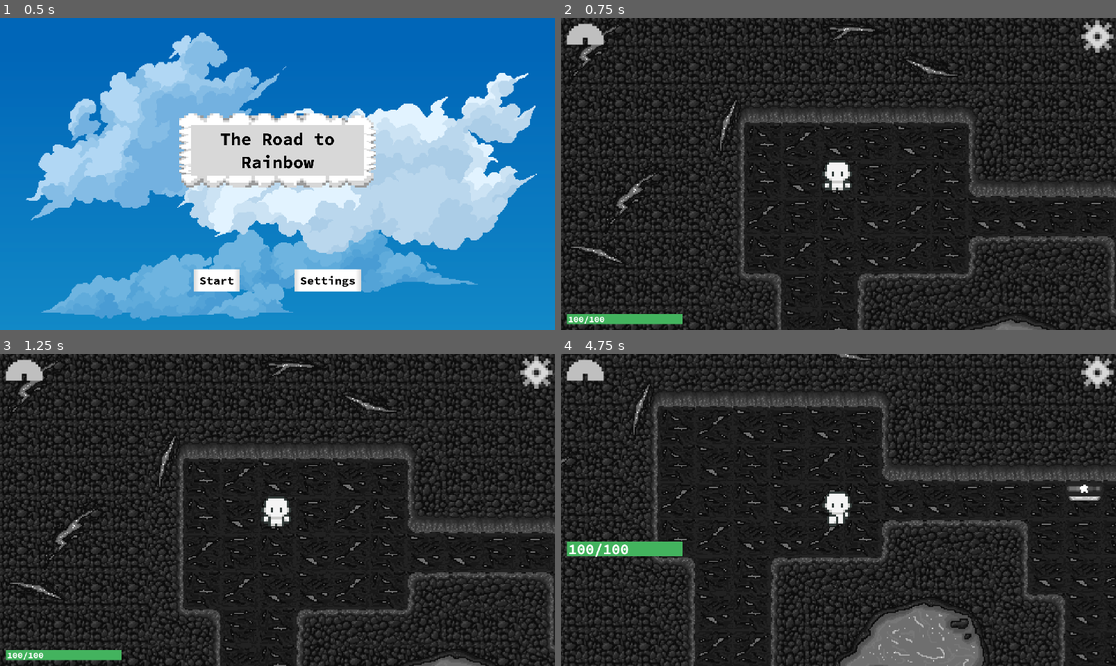
Above: before the commit, frames 1-4 (two rows, left to right).
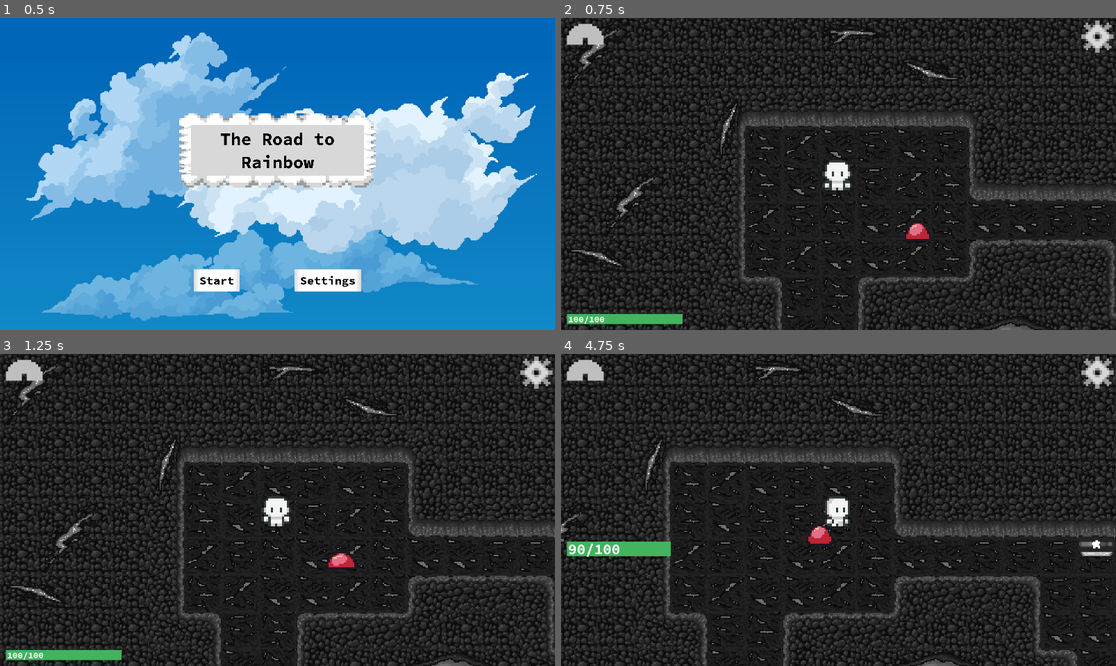
Above: after the commit, the same moments.

Repository: emkartch/ATLS_4140_Final
Game: Godot game, scene res://main.tscn
The game is run twice, just before and just after one commit, with the same random seed, the same clock (stepped at 60 frames per second) and the same inputs.
Inputs (mouse positions are in pixels of both pictures, inside the frame that each line leads up to):
- Up to frame 1 (0.5 s): no input
- Up to frame 2 (0.75 s): click "Start" at 0.5 s
- Up to frame 3 (1.25 s): no input
- Up to frame 4 (4.75 s): click (1099, 372) at 1.25 s; click "Large Text" at 2 s; click (583, 378) at 2.75 s; move the mouse to (960, 494) at 3.52 s; hold Right (player_right) 3.53-4.28 s; tap P (input_test) at 3.6 s; click (960, 494) at 3.67 s; move the mouse to (727, 525) at 4.27 s; hold S (player_down) from 4.28 s (still down); tap F (player_attack) at 4.35 s

Frame 1 is identical in both runs. In frame 2, 27% of the frame differs, in the area x 0-100%, y 0-100%; in frame 3, 27%; in frame 4, 30%.

Commit message:
Refined State Machine

Diff:
--- a/the-road-to-rainbow/global_variables.gd
+++ b/the-road-to-rainbow/global_variables.gd
@@ -1,6 +1,8 @@
 extends Node
 
 @onready var animatedSprite: AnimatedSprite2D = get_node("/root/Main/Player/AnimatedSprite2D")
+
+var knockback = Vector2(5,5)
 
 var cur_direction = "down"
 
@@ -10,8 +12,6 @@
 
 var main_game_running = false
 
-var wound_animation = false
-
 var game_lvl = 1
 
 var max_player_health = 100
--- a/the-road-to-rainbow/hud.gd
+++ b/the-road-to-rainbow/hud.gd
@@ -24,7 +24,12 @@
 
 func show_game_over():
 	$InLevel.hide()
-	Global.game_level = 1
+	tileMap.hide()
+	player.hide()
+	get_tree().call_group("mobs", "queue_free")
+	$TitleScreen.show()
+	%RainbowIcon.texture = load("res://rainbow_hud/rainbow_0.png")
+	Global.game_lvl = 1
 	#level_remove()
 	show_message("Game Over")
 	# Wait until the MessageTimer has counted down.
@@ -34,12 +39,16 @@
 	$TitleContainer.show()
 	# Make a one-shot timer and wait for it to finish.
 	await get_tree().create_timer(1.0).timeout
-	$TitleScreen.show()
 	$TitleButtonsContainer.show()
 
 func show_win():
 	$InLevel.hide()
-	Global.game_level = 1
+	tileMap.hide()
+	player.hide()
+	get_tree().call_group("mobs", "queue_free")
+	$TitleScreen.show()
+	%RainbowIcon.texture = load("res://rainbow_hud/rainbow_0.png")
+	Global.game_lvl = 1
 	#level_remove()
 	show_message("You win!")
 
@@ -50,7 +59,6 @@
 	$TitleContainer.show()
 	# Make a one-shot timer and wait for it to finish.
 	await get_tree().create_timer(1.0).timeout
-	$TitleScreen.show()
 	$TitleButtonsContainer.show()
 
 func show_message(text):
--- a/the-road-to-rainbow/main.gd
+++ b/the-road-to-rainbow/main.gd
@@ -6,7 +6,13 @@
 @onready var healthBar = get_node("/root/Main/HUD/InLevel/HealthBar")
 @onready var healthBarText = get_node("/root/Main/HUD/InLevel/HealthBar/HealthLabel")
 
+var tile_cell_size = Vector2(144,144)
+
+var start_position = Vector2(4,2) * tile_cell_size
+
 var puzzle_active = false
+
+var r_minions = [Vector2(6,3)]
 
 func _unhandled_input(event):
 	if !puzzle_active:
@@ -19,21 +25,28 @@
 func activate_puzzle(tile_coords, tileset_coords):
 	print("Activated puzzle!", tile_coords, tileset_coords)
 
+func spawn_mob(position):
+	%PathFollow2D.progress_ratio = randf()
+	var new_mob = preload("res://mob.tscn").instantiate()
+	new_mob.global_position = %PathFollow2D.global_position
+	new_mob.position = position
+	add_child(new_mob)
 
 func _on_hud_start_game() -> void:
 	healthBar.value = Global.max_player_health
 	healthBarText.text = str(int(player.health)) + "/" + str(int(Global.max_player_health))
 	Global.game_lvl = 1
+	player.position = start_position
 	player.show()
 	tileMap.show()
 
-	#for vector in minion_locations:
-		#var location = vector * tile_cell_size
-		#spawn_mob(Vector2(1,1),3,location)
+	for vector in r_minions:
+		var location = vector * tile_cell_size
+		spawn_mob(location)
+
 	Global.main_game_running = true
 
 
 func _on_player_health_depleted() -> void:
-	get_tree().call_group("mobs", "queue_free")
 	Global.main_game_running = false
 	Global.player_death = true
--- a/the-road-to-rainbow/main.tscn
+++ b/the-road-to-rainbow/main.tscn
@@ -1,9 +1,15 @@
-[gd_scene load_steps=5 format=3 uid="uid://jw7mg0bdtxoi"]
+[gd_scene load_steps=6 format=3 uid="uid://jw7mg0bdtxoi"]
 
 [ext_resource type="PackedScene" uid="uid://dti27yei47ah5" path="res://player.tscn" id="1_0xm2m"]
 [ext_resource type="Script" uid="uid://7ib15fas0fmj" path="res://main.gd" id="1_h2yge"]
 [ext_resource type="PackedScene" uid="uid://og8afxf2gjr" path="res://tilemaps.tscn" id="2_h2yge"]
 [ext_resource type="PackedScene" uid="uid://ds8aae77ps3fc" path="res://hud.tscn" id="4_1bvp3"]
+
+[sub_resource type="Curve2D" id="Curve2D_1bvp3"]
+_data = {
+"points": PackedVector2Array(0, 0, 0, 0, 0, 0, 0, 0, 0, 0, 480, 0, 0, 0, 0, 0, 480, 270, 0, 0, 0, 0, 0, 270, 0, 0, 0, 0, 0, 0)
+}
+point_count = 5
 
 [node name="Main" type="Node2D"]
 script = ExtResource("1_h2yge")
@@ -12,6 +18,12 @@
 
 [node name="Player" parent="." instance=ExtResource("1_0xm2m")]
 
+[node name="Path2D" type="Path2D" parent="Player"]
+curve = SubResource("Curve2D_1bvp3")
+
+[node name="PathFollow2D" type="PathFollow2D" parent="Player/Path2D"]
+unique_name_in_owner = true
+
 [node name="HUD" parent="." instance=ExtResource("4_1bvp3")]
 
 [connection signal="activate_puzzle" from="allTiles" to="." method="activate_puzzle"]
--- a/the-road-to-rainbow/mob.gd
+++ b/the-road-to-rainbow/mob.gd
@@ -6,12 +6,21 @@
 @onready var player = get_node("/root/Main/Player")
 #@onready var camera = get_node("/root/Main/Player/Camera2D/CameraArea")
 #@onready var camera = get_node("/root/Main/Player/ReferenceRect")
-@onready var animatedSprite = get_node("BodyPivot/AnimatedSprite2D")
+@onready var animatedSprite: AnimatedSprite2D = get_node("/root/Main/Mob/AnimatedSprite2D")
+var r_slimes: SpriteFrames = preload("res://mobs/sprites/red_slime.tres")
+var o_slimes: SpriteFrames = preload("res://mobs/sprites/orange_slime.tres")
+var y_slimes: SpriteFrames = preload("res://mobs/sprites/yellow_slime.tres")
+var g_slimes: SpriteFrames = preload("res://mobs/sprites/green_slime.tres")
+var b_slimes: SpriteFrames = preload("res://mobs/sprites/blue_slime.tres")
+var i_slimes: SpriteFrames = preload("res://mobs/sprites/indigo_slime.tres")
+var v_slimes: SpriteFrames = preload("res://mobs/sprites/violet_slime.tres")
 
 var knockbackBool = false
 
-#func _ready():
+func _ready():
 	#move.connect(player_velocity)
+	$AnimatedSprite2D.sprite_frames = r_slimes
+	$AnimatedSprite2D.play("idle")
 
 func _physics_process(delta: float) -> void:
 	#var is_visible = []
@@ -31,7 +40,7 @@
 			var direction = global_position.direction_to(player.global_position)
 			velocity = direction * speed
 			move_and_slide()
-			animatedSprite.play(str(Global.level_count) + "_walk")
+			animatedSprite.play("walk")
 
 
 func mob_take_damage():
--- a/the-road-to-rainbow/mob.tscn
+++ b/the-road-to-rainbow/mob.tscn
@@ -7,6 +7,7 @@
 size = Vector2(34, 22)
 
 [node name="Mob" type="CharacterBody2D" groups=["mobs"]]
+scale = Vector2(3, 3)
 script = ExtResource("1_nokgg")
 
 [node name="AnimatedSprite2D" type="AnimatedSprite2D" parent="."]
--- a/the-road-to-rainbow/player.tscn
+++ b/the-road-to-rainbow/player.tscn
@@ -17,7 +17,7 @@
 size = Vector2(24.75, 14)
 
 [sub_resource type="RectangleShape2D" id="RectangleShape2D_b26j0"]
-size = Vector2(26, 28)
+size = Vector2(26, 15.25)
 
 [node name="Player" type="CharacterBody2D"]
 scale = Vector2(4, 4)
@@ -28,20 +28,21 @@
 animation = &"attack_down"
 
 [node name="CollisionShape2D" type="CollisionShape2D" parent="."]
-position = Vector2(-1.125, 8)
+position = Vector2(-0.75, 7.5)
 shape = SubResource("RectangleShape2D_ob8u7")
 
 [node name="HurtBox" type="Area2D" parent="."]
+position = Vector2(0.5, 7.75)
 
 [node name="CollisionShape2D" type="CollisionShape2D" parent="HurtBox"]
-position = Vector2(-1.125, 8)
+position = Vector2(-1.25, -0.25)
 shape = SubResource("RectangleShape2D_1jxqw")
 
 [node name="PunchArea" type="Area2D" parent="."]
 
 [node name="PunchBox" type="CollisionShape2D" parent="PunchArea"]
 unique_name_in_owner = true
-position = Vector2(-1, 0)
+position = Vector2(-1, 7.375)
 shape = SubResource("RectangleShape2D_b26j0")
 
 [node name="Camera2D" type="Camera2D" parent="."]
--- a/the-road-to-rainbow/player_controller.gd
+++ b/the-road-to-rainbow/player_controller.gd
@@ -25,30 +25,32 @@
 
 func _process(delta):
 	if Global.main_game_running:
-		if !Global.wound_animation:
-			var velocity1 = Vector2.ZERO # The player's movement vector.
-			if Input.is_action_pressed("player_right"):
-				velocity1.x += 1
-				Global.cur_direction = "right"
-			if Input.is_action_pressed("player_left"):
-				velocity1.x -= 1
-				Global.cur_direction = "left"
-			if Input.is_action_pressed("player_down"):
-				velocity1.y += 1
-				Global.cur_direction = "down"
-			if Input.is_action_pressed("player_up"):
-				velocity1.y -= 1
-				Global.cur_direction = "up"
+		var velocity1 = Vector2.ZERO # The player's movement vector.
+		#if !Global.wound_animation:
+		if Input.is_action_pressed("player_right"):
+			velocity1.x += 1
+			Global.cur_direction = "right"
+		if Input.is_action_pressed("player_left"):
+			velocity1.x -= 1
+			Global.cur_direction = "left"
+		if Input.is_action_pressed("player_down"):
+			velocity1.y += 1
+			Global.cur_direction = "down"
+		if Input.is_action_pressed("player_up"):
+			velocity1.y -= 1
+			Global.cur_direction = "up"
 
-			if velocity1.length() > 0:
-				velocity1 = velocity1.normalized() * Global.player_speed
-				Global.player_move = true
-			else:
-				Global.player_move = false
+		if velocity1.length() > 0:
+			velocity1 = velocity1.normalized() * Global.player_speed
+			print(velocity1)
+			Global.player_move = true
+		else:
+			Global.player_move = false
 
-			position += velocity1 * delta
+		position += velocity1 * delta
 
-			move_and_slide()
+		move_and_slide()
+		#move_and_collide(position)
 
 	#if Input.is_action_just_pressed("input_test"):
 		#if test_tracker == 0:
@@ -64,10 +66,11 @@
 		return
 	if body is CharacterBody2D:
 		health -= 10
-		Global.wound_animation = true
+		Global.player_speed = 0
 		#Global.direction_animation_update("stagger")
-		healthBar.value = health
-		healthBarText.text = str(int(health)) + "/" + str(int(Global.max_player_health))
+		if !health == 0:
+			healthBar.value = health
+			healthBarText.text = str(int(health)) + "/" + str(int(Global.max_player_health))
 		if health <= 0.0:
 			#hide() # Player disappears after being hit.
 			health_depleted.emit()
--- a/the-road-to-rainbow/states/attack.gd
+++ b/the-road-to-rainbow/states/attack.gd
@@ -29,15 +29,12 @@
 	anim_name = animatedSprite.animation
 
 	if anim_name == "death_up" or anim_name == "death_down" or anim_name == "death_left" or anim_name == "death_right":
-		Global.wound_animation = false
+		Global.player_speed = 300
+		await get_tree().create_timer(1.0).timeout
 		hud.show_game_over()
 	elif anim_name == "hurt_up" or anim_name == "hurt_down" or anim_name == "hurt_left" or anim_name == "hurt_right":
-		Global.wound_animation = false
+		Global.player_speed = 300
 		Transitioned.emit(self, "idle")
 	elif anim_name == "attack_up" or anim_name == "attack_down" or anim_name == "attack_left" or anim_name == "attack_right":
 		%PunchBox.disabled = true
 		Transitioned.emit(self, "idle")
-
-#func _on_attack_finished():
-	#%PunchBox.disabled = true
-	#Transitioned.emit(self, "idle")
--- a/the-road-to-rainbow/states/death.gd
+++ b/the-road-to-rainbow/states/death.gd
@@ -4,16 +4,26 @@
 @export var Player : CharacterBody2D
 
 @onready var animatedSprite: AnimatedSprite2D = get_node("/root/Main/Player/AnimatedSprite2D")
-#@onready var hud = get_node("/root/Main/HUD")
-#@onready var player = get_node("/root/Main/Player")
+@onready var punchArea = get_node("/root/Main/Player/PunchArea")
+@onready var hud = get_node("/root/Main/HUD")
+@onready var anim_name = null
 
-#func _ready():
-	#animatedSprite.animation_finished.connect(_on_death_finished)
+func _ready():
+	animatedSprite.animation_finished.connect(_on_animation_finished)
 
 func enter():
 	animatedSprite.play("death_" + Global.cur_direction)
 
-#func _on_death_finished():
-	#print(animatedSprite.animation)
-	#Global.wound_animation = false
-	#hud.show_game_over()
+func _on_animation_finished():
+	anim_name = animatedSprite.animation
+
+	if anim_name == "death_up" or anim_name == "death_down" or anim_name == "death_left" or anim_name == "death_right":
+		Global.player_speed = 300
+		await get_tree().create_timer(1.0).timeout
+		hud.show_game_over()
+	elif anim_name == "hurt_up" or anim_name == "hurt_down" or anim_name == "hurt_left" or anim_name == "hurt_right":
+		Global.player_speed = 300
+		Transitioned.emit(self, "idle")
+	elif anim_name == "attack_up" or anim_name == "attack_down" or anim_name == "attack_left" or anim_name == "attack_right":
+		%PunchBox.disabled = true
+		Transitioned.emit(self, "idle")
--- a/the-road-to-rainbow/states/hurt.gd
+++ b/the-road-to-rainbow/states/hurt.gd
@@ -4,13 +4,26 @@
 @export var player : CharacterBody2D
 
 @onready var animatedSprite: AnimatedSprite2D = get_node("/root/Main/Player/AnimatedSprite2D")
+@onready var punchArea = get_node("/root/Main/Player/PunchArea")
+@onready var hud = get_node("/root/Main/HUD")
+@onready var anim_name = null
 
-#func _ready():
-	#animatedSprite.animation_finished.connect(_on_hurt_finished)
+func _ready():
+	animatedSprite.animation_finished.connect(_on_animation_finished)
 
 func enter():
 	animatedSprite.play("hurt_" + Global.cur_direction)
 
-#func _on_hurt_finished():
-	#Global.wound_animation = false
-	#Transitioned.emit(self, "hurt")
+func _on_animation_finished():
+	anim_name = animatedSprite.animation
+
+	if anim_name == "death_up" or anim_name == "death_down" or anim_name == "death_left" or anim_name == "death_right":
+		Global.player_speed = 300
+		await get_tree().create_timer(1.0).timeout
+		hud.show_game_over()
+	elif anim_name == "hurt_up" or anim_name == "hurt_down" or anim_name == "hurt_left" or anim_name == "hurt_right":
+		Global.player_speed = 300
+		Transitioned.emit(self, "idle")
+	elif anim_name == "attack_up" or anim_name == "attack_down" or anim_name == "attack_left" or anim_name == "attack_right":
+		%PunchBox.disabled = true
+		Transitioned.emit(self, "idle")
--- a/the-road-to-rainbow/states/idle.gd
+++ b/the-road-to-rainbow/states/idle.gd
@@ -15,10 +15,9 @@
 		animatedSprite.play("idle_" + Global.cur_direction)
 
 func physics_update(_delta):
-
 	if Global.player_death:
 		Transitioned.emit(self, "death")
-	elif Global.wound_animation:
+	elif Global.player_speed == 0:
 		Transitioned.emit(self, "hurt")
 	elif Input.is_action_just_pressed("player_attack"):
 		Transitioned.emit(self, "attack")
--- a/the-road-to-rainbow/states/player_state_machine.gd
+++ b/the-road-to-rainbow/states/player_state_machine.gd
@@ -1,8 +1,6 @@
 extends Node
 
 @export var initial_state : State
-
-@onready var animatedSprite: AnimatedSprite2D = get_node("/root/Main/Player/AnimatedSprite2D")
 
 var current_state : State
 var states : Dictionary = {}
--- a/the-road-to-rainbow/states/run.gd
+++ b/the-road-to-rainbow/states/run.gd
@@ -19,7 +19,7 @@
 
 	if Global.player_death:
 		Transitioned.emit(self, "death")
-	elif Global.wound_animation:
+	elif Global.player_speed == 0:
 		Transitioned.emit(self, "hurt")
 	elif Input.is_action_just_pressed("player_attack"):
 		Transitioned.emit(self, "attack")
--- a/the-road-to-rainbow/states/walk.gd
+++ b/the-road-to-rainbow/states/walk.gd
@@ -19,7 +19,7 @@
 
 	if Global.player_death:
 		Transitioned.emit(self, "death")
-	elif Global.wound_animation:
+	elif Global.player_speed == 0:
 		Transitioned.emit(self, "hurt")
 	elif Input.is_action_just_pressed("player_attack"):
 		Transitioned.emit(self, "attack")
--- a/the-road-to-rainbow/tilemaps.tscn
+++ b/the-road-to-rainbow/tilemaps.tscn
@@ -1767,6 +1767,7 @@
 tile_set = SubResource("TileSet_pnvef")
 
 [node name="Orange" type="TileMapLayer" parent="."]
+visible = false
 
 [node name="Ground" type="TileMapLayer" parent="Orange"]
 tile_map_data = PackedByteArray("AAALAAEAAAACAAMAAAAKAAEAAAAAAAMAAAAKAAIAAAAAAAMAAAALAAIAAAABAAMAAAAMAAIAAAAAAAMAAAAMAA …(7760 unchanged characters)…
@@ -1782,6 +1783,7 @@
 tile_set = SubResource("TileSet_eybje")
 
 [node name="Yellow" type="TileMapLayer" parent="."]
+visible = false
 
 [node name="Ground" type="TileMapLayer" parent="Yellow"]
 tile_map_data = PackedByteArray("AAAAAAAAAAAAAAMAAAAAAAEAAAABAAMAAAAAAAIAAAAAAAMAAAAAAAMAAAACAAMAAAAAAAQAAAABAAMAAAAAAA …(9888 unchanged characters)…
@@ -1796,6 +1798,7 @@
 tile_set = SubResource("TileSet_a6be0")
 
 [node name="Green" type="TileMapLayer" parent="."]
+visible = false
 
 [node name="Ground" type="TileMapLayer" parent="Green"]
 tile_map_data = PackedByteArray("AAD//wAAAQABAAUAAAD//wEAAQAAAAUAAAD//wIAAQACAAUAAAD//wMAAQAAAAUAAAD//wQAAQAAAAUAAAD//w …(10896 unchanged characters)…
@@ -1810,6 +1813,7 @@
 tile_set = SubResource("TileSet_kn5cj")
 
 [node name="Blue" type="TileMapLayer" parent="."]
+visible = false
 
 [node name="Ground" type="TileMapLayer" parent="Blue"]
 tile_map_data = PackedByteArray("AAABAP//AAABAAYAAAACAP//AAACAAYAAAADAP//AAABAAYAAAAEAP//AAABAAYAAAAFAP//AAACAAYAAAAGAP …(9856 unchanged characters)…
@@ -1824,6 +1828,7 @@
 tile_set = SubResource("TileSet_3jj4g")
 
 [node name="Indigo" type="TileMapLayer" parent="."]
+visible = false
 
 [node name="Ground" type="TileMapLayer" parent="Indigo"]
 tile_map_data = PackedByteArray("AAAAAAEAAAABAAMAAAAAAAIAAAACAAMAAAAAAAMAAAABAAMAAAAAAAQAAAABAAMAAAAAAAUAAAAAAAMAAAAAAA …(9920 unchanged characters)…
